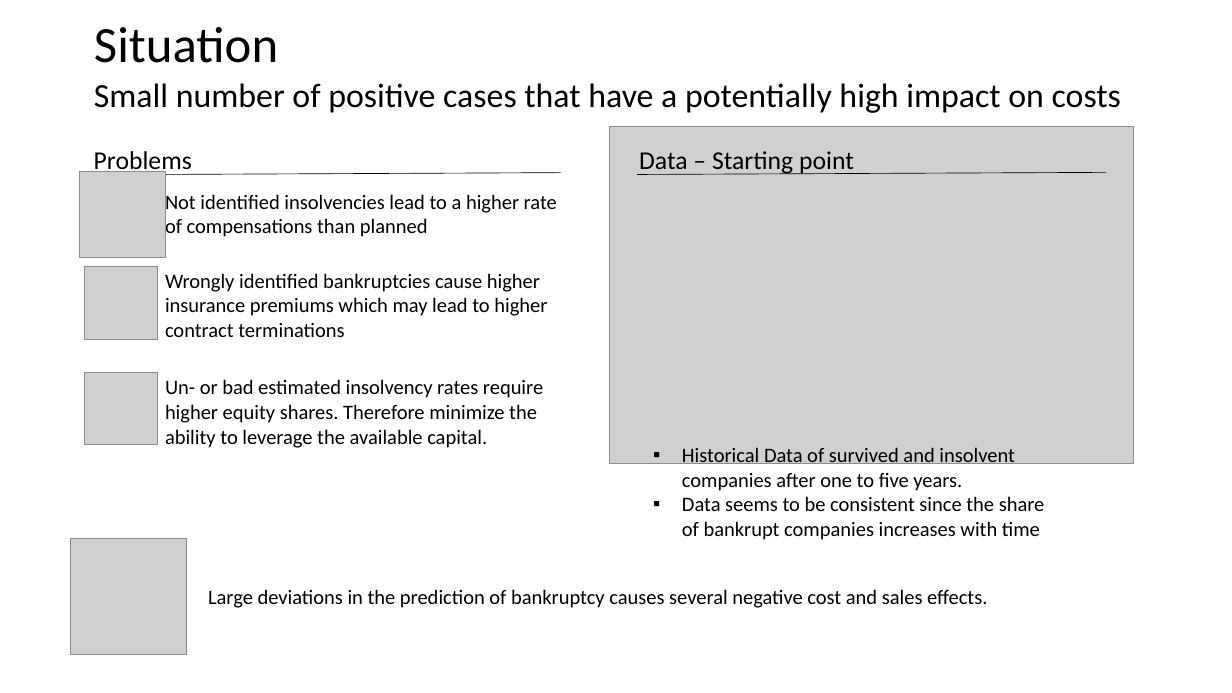
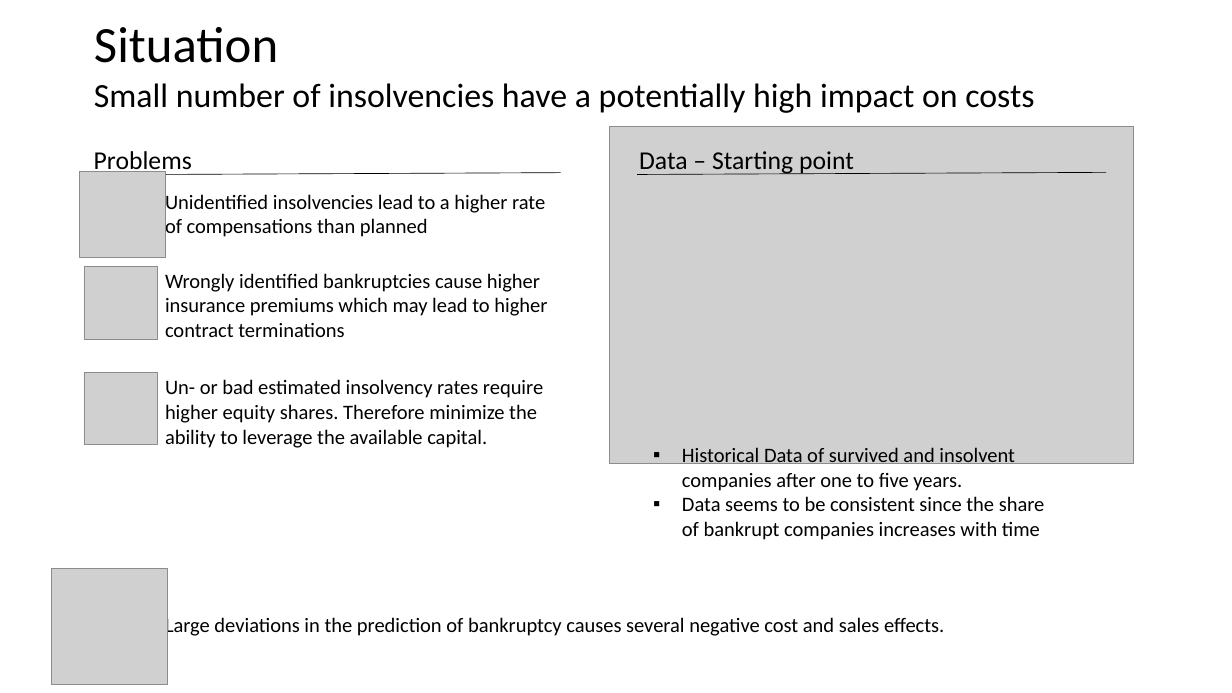
Before and after one commit to FelixKleineBoesing/InsolvencyPred, a slide deck: slide 2 of docs/final_presentation.pptx. Drawn at 1232x693 pixels with LibreOffice and Linux fonts; fonts in the diff are those of the drawing; grey boxes stand for pictures. Boxes give left, top, right and bottom in pixels: in the first picture for what was removed or moved away, otherwise in the second. Text is boxed around its words. In the diff, an @@ line names an element or a change of style, - is before the commit and + after.

```diff
--- a/docs/final_presentation.pptx
+++ b/docs/final_presentation.pptx
@@ text at box(94, 83, 1034, 113): text changed @@
-Small number of positive cases that have a potentially high impact on costs
+Small number of insolvencies have a potentially high impact on costs
@@ text at box(165, 192, 545, 239): text changed @@
-Not identified insolvencies lead to a higher rate of compensations than planned
+Unidentified insolvencies lead to a higher rate of compensations than planned
@@ picture: place and size @@
-picture at box(70, 539, 187, 655)
+picture at box(51, 568, 167, 685)
@@ text "Large deviations in the prediction ..." rewrapped from box(208, 589, 987, 608) to box(165, 615, 944, 638) @@
```
Also in this commit, not shown: 3 other slides changed, 6 slides added, 4 slides removed, 3 other files.
